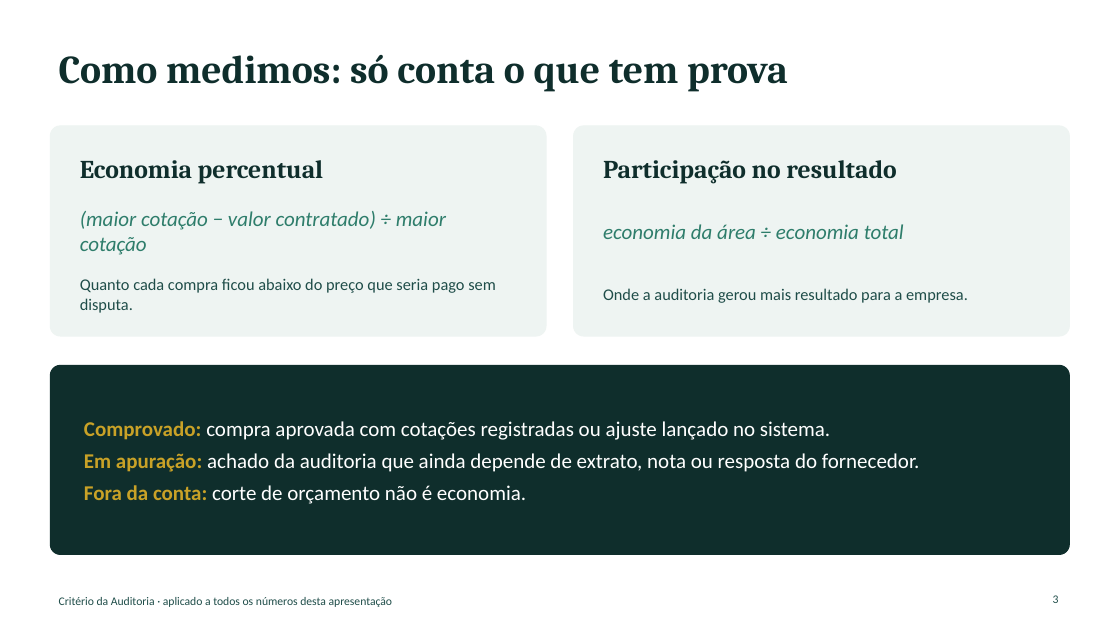
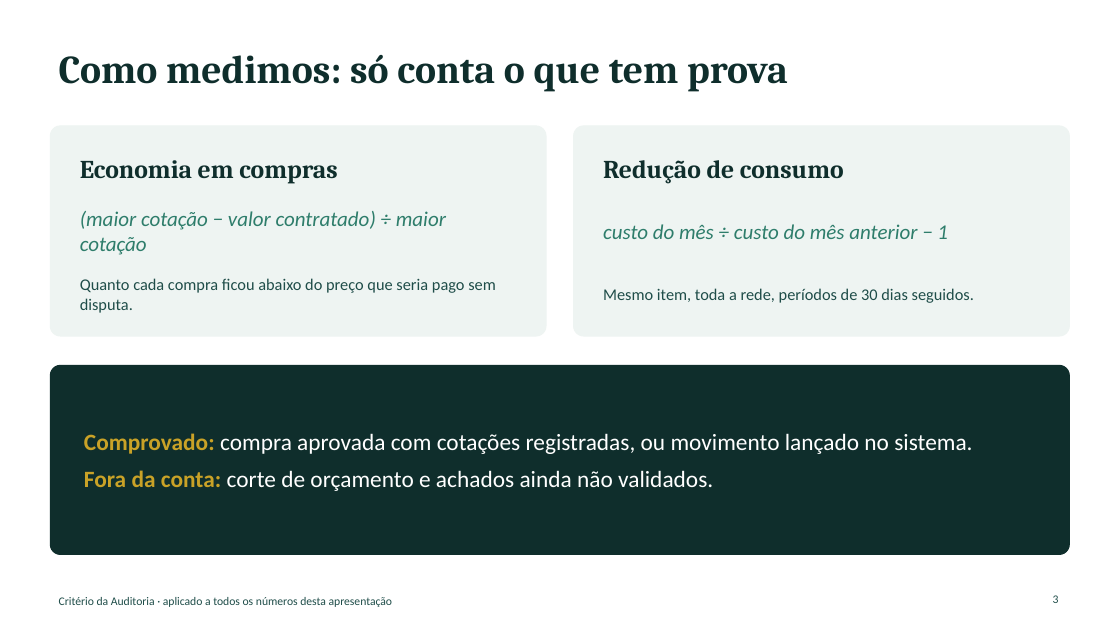
Before and after one commit to raqueri1970-sketch/sistema-de-auditoria, a slide deck: slide 3 of docs/apresentacao-24nov/Esposende_2026_Apresentacao.pptx. Drawn at 1120x630 pixels with LibreOffice and Linux fonts; fonts in the diff are those of the drawing. Boxes give left, top, right and bottom in pixels: in the first picture for what was removed or moved away, otherwise in the second. Text is boxed around its words. In the diff, an @@ line names an element or a change of style, - is before the commit and + after.

```diff
--- a/docs/apresentacao-24nov/Esposende_2026_Apresentacao.pptx
+++ b/docs/apresentacao-24nov/Esposende_2026_Apresentacao.pptx
@@ text at [80, 160, 337, 183]: text changed @@
-Economia percentual
+Economia em compras
@@ text at [603, 160, 844, 183]: text changed @@
-Participação no resultado
+Redução de consumo
@@ text at [603, 224, 948, 239]: text changed @@
-economia da área ÷ economia total
+custo do mês ÷ custo do mês anterior − 1
@@ text at [603, 288, 974, 303]: text changed @@
-Onde a auditoria gerou mais resultado para a empresa.
+Mesmo item, toda a rede, períodos de 30 dias seguidos.
@@ text at [84, 433, 972, 491]: text changed; size 18 to 20 pt @@
-Comprovado: compra aprovada com cotações registradas ou ajuste lançado no sistema.
-Em apuração: achado da auditoria que ainda depende de extrato, nota ou resposta do fornecedor.
-Fora da conta: corte de orçamento não é economia.
+Comprovado: compra aprovada com cotações registradas, ou movimento lançado no sistema.
+Fora da conta: corte de orçamento e achados ainda não validados.
```
Also in this commit, not shown: 10 other slides changed, 3 slides added, 3 slides removed, 2 other files.
